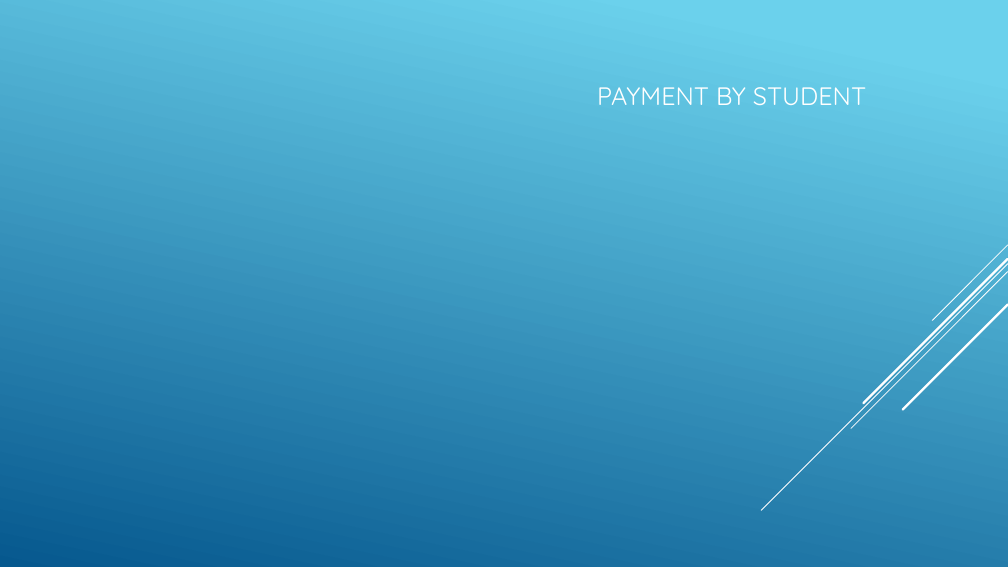
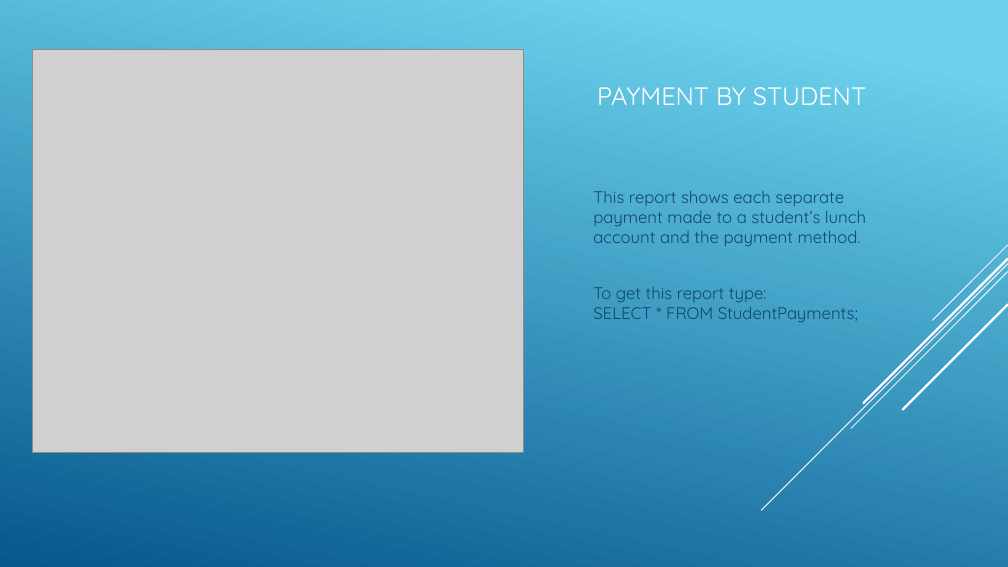
Before and after one commit to ZamoraD/SchoolLunchMadeEasy, a slide deck: slide 10 of Final Project.pptx (slide 9 before the commit). Drawn at 1008x567 pixels with LibreOffice and Linux fonts; fonts in the diff are those of the drawing; grey boxes stand for pictures. Boxes give left, top, right and bottom in pixels: in the first picture for what was removed or moved away, otherwise in the second. Text is boxed around its words. In the diff, an @@ line names an element or a change of style, - is before the commit and + after.

```diff
--- a/Final Project.pptx
+++ b/Final Project.pptx
@@ picture added at bbox=[33, 49, 524, 453] @@
@@ text added at bbox=[593, 191, 866, 322], 16 pt, text #0F496F @@
+This report shows each separate payment made to a student’s lunch account and the payment method.
+To get this report type:
+SELECT * FROM StudentPayments;
```
Also in this commit, not shown: 7 other slides changed, 2 slides added, 1 slide removed.
